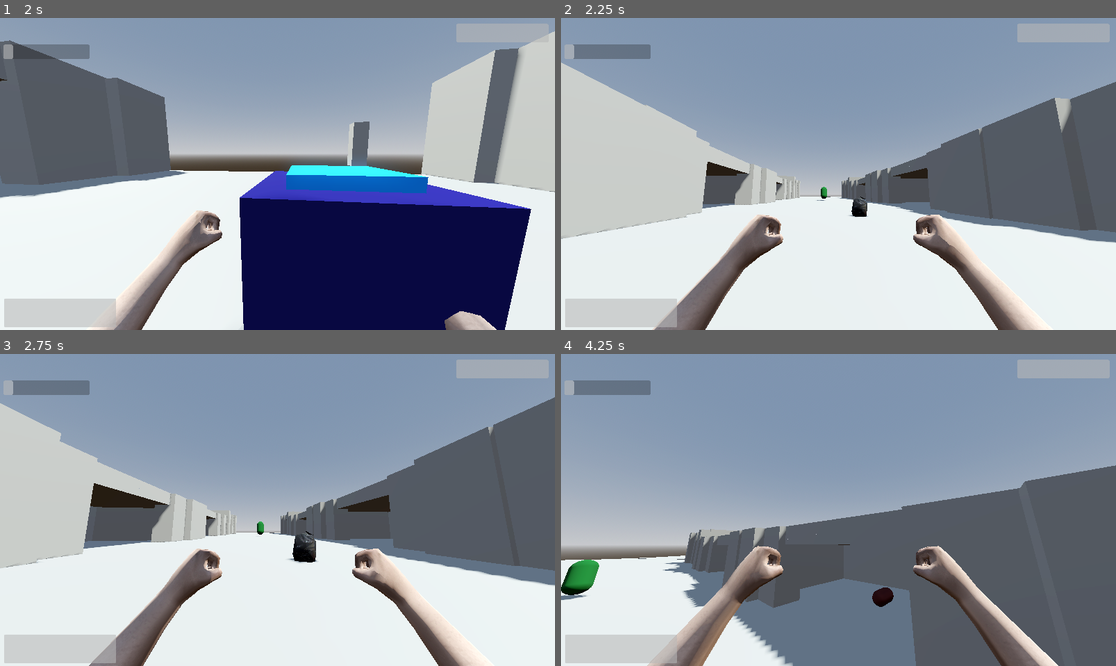
Above: before the commit, frames 1-4 (two rows, left to right).
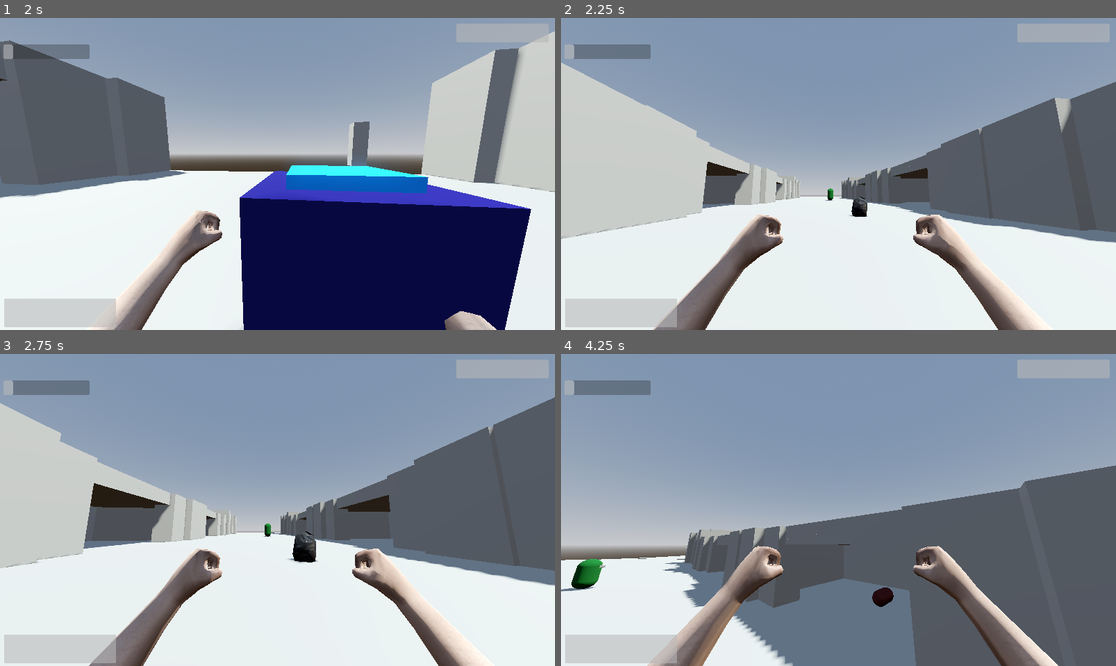
Above: after the commit, the same moments.

Repository: lungcollapser/record
Game: Godot game, scene res://scenes/world.tscn
Two runs of this game, one before a commit and one after it. Both use one fixed random seed, a clock stepped at 60 frames per second and the inputs below.
Inputs (mouse positions are in pixels of both pictures, inside the frame that each line leads up to):
- Up to frame 1 (2 s): tap Enter (ui_accept) at 0.5, 0.77, 1.52 s; move the mouse to (271, 180) at 0.52 s; hold Ctrl (crouch) 0.53-1.28 s; hold W (forward) from 0.53 s (still down); move the mouse to (316, 177) at 1.27 s; tap T (dropreceptacle) at 1.35 s
- Up to frame 2 (2.25 s): keep holding W (forward); move the mouse to (794, 170) at 2.02 s; tap E (interact) at 2.1 s
- Up to frame 3 (2.75 s): keep holding W (forward)
- Up to frame 4 (4.25 s): move the mouse to (844, 510) at 2.77 s; release W (forward) at 2.78 s; hold A (left) 2.78-3.53 s; click (844, 510) at 2.85 s; tap Enter (ui_accept) at 3.02, 3.77 s; move the mouse to (816, 503) at 3.52 s; hold W (forward) from 3.53 s (still down); right-click (816, 503) at 3.6 s

Frame 1 is identical in both runs. In frame 2, less than 0.1% of the frame differs, in the area x 46-50%, y 54-59%; in frame 3, less than 0.1%; in frame 4, 0.6%, in the area x 0-9%, y 65-79%.

Commit message:
kind of roaming??
loop it up bb

Diff:
--- a/scripts/enemy.gd
+++ b/scripts/enemy.gd
@@ -31,7 +31,14 @@
 func _physics_process(_delta) -> void:
 	enemy_chase()
 	enemy_dead_body_spawn()
-	enemy_roaming()
+	enemy_first_position()
+
+	if nav_agent.target_position == enemy_return_one.global_position:
+		await get_tree().physics_frame
+		enemy_second_position()
+		await get_tree().create_timer(3).timeout
+		enemy_first_position()
+
 
 
 
@@ -46,20 +53,6 @@
 		if enemy_look_position != Vector3.ZERO:
 			look_at(enemy_look_position)
 			move_and_collide(enemy_velocity)
-
-func enemy_roaming():
-	var enemy_velocity = (nav_agent.get_next_path_position() - global_position).normalized() * ENEMY_SPEED
-	var enemy_one_look_position = enemy_return_one.global_position
-	enemy_one_look_position.y = enemy_return_one.global_position.y
-	var enemy_two_look_position = enemy_return_two.global_position
-	enemy_two_look_position.y = enemy_return_two.global_position.y
-	if target == null and aggro_check != true:
-		nav_agent.set_target_position(enemy_return_one.global_position)
-		look_at(enemy_one_look_position)
-		await get_tree().create_timer(randf_range(3, 6)).timeout
-		nav_agent.set_target_position(enemy_return_one.global_position)
-		look_at(enemy_one_look_position)
-		move_and_collide(enemy_velocity)
 
 func enemy_dead_body_spawn():
 	var dead_body_instance = dead_body.instantiate()
@@ -96,3 +89,19 @@
 	stun_check = true
 	await get_tree().create_timer(randf_range(1, 3)).timeout
 	stun_check = false
+
+func enemy_first_position():
+	var enemy_velocity = (nav_agent.get_next_path_position() - global_position).normalized() * ENEMY_SPEED
+	var enemy_one_look_position = enemy_return_one.global_position
+	enemy_one_look_position.y = enemy_return_one.global_position.y
+	if target == null and aggro_check != true:
+		nav_agent.set_target_position(enemy_return_one.global_position)
+		move_and_collide(enemy_velocity)
+
+func enemy_second_position():
+	var enemy_velocity = (nav_agent.get_next_path_position() - global_position).normalized() * ENEMY_SPEED
+	var enemy_two_look_position = enemy_return_two.global_position
+	enemy_two_look_position.y = enemy_return_two.global_position.y
+	if target == null and aggro_check != true:
+		nav_agent.set_target_position(enemy_return_two.global_position)
+		move_and_collide(enemy_velocity)
